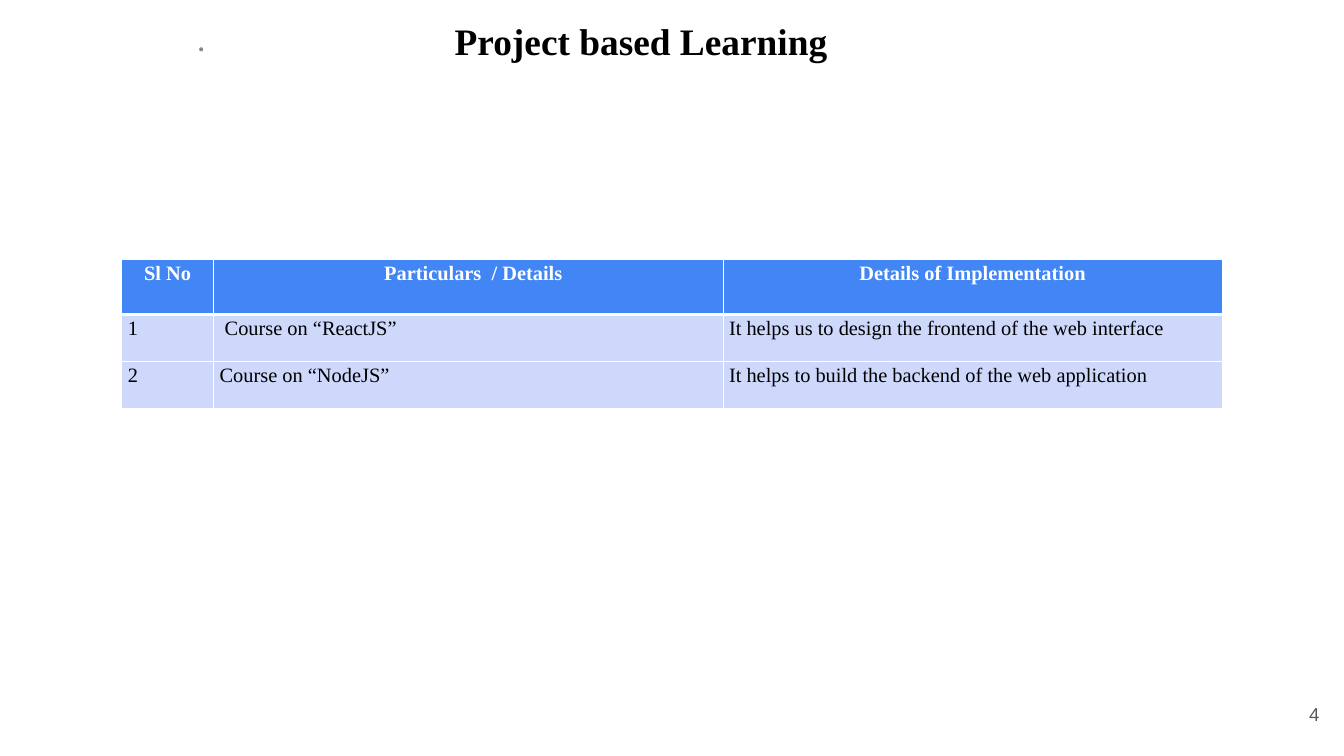
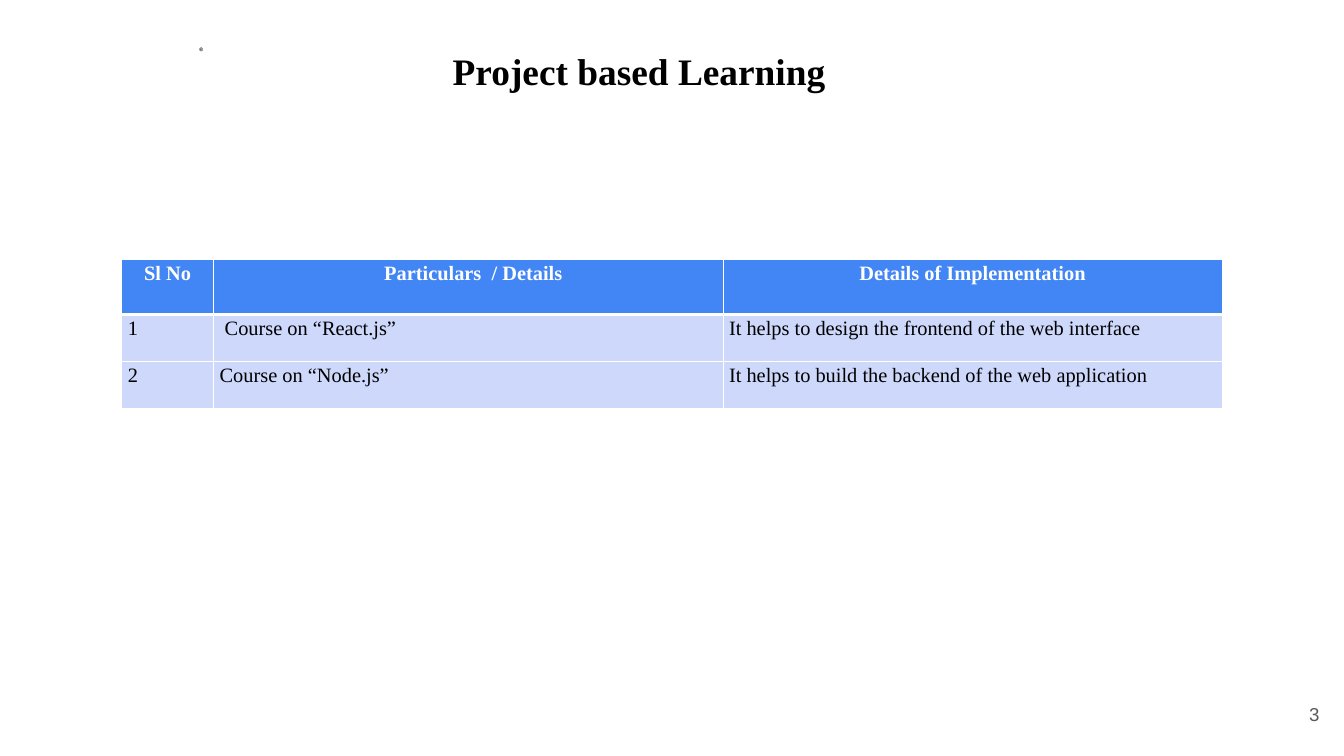
Before and after one commit to rajeshacu/LoRa-based-Location-tracking-and-Fall-detection-System, a slide deck: slide 3 of Phase II Major Project(1).pptx (slide 4 before the commit). Drawn at 1344x756 pixels with LibreOffice and Linux fonts; fonts in the diff are those of the drawing; background and template pictures are left out. Boxes give left, top, right and bottom in pixels: in the first picture for what was removed or moved away, otherwise in the second. Text is boxed around its words. In the diff, an @@ line names an element or a change of style, - is before the commit and + after.

```diff
--- a/Phase II Major Project(1).pptx
+++ b/Phase II Major Project(1).pptx
@@ text "Project based Learning": place and size @@
-text "Project based Learning" at box(455, 29, 827, 62)
+text "Project based Learning" at box(453, 59, 825, 92)
@@ table at box(122, 260, 1222, 408) @@
-row 2, column 2: Course on “ReactJS”
+row 2, column 2: Course on “React.js”
-row 2, column 3: It helps us to design the frontend of the web interface
+row 2, column 3: It helps to design the frontend of the web interface
-row 3, column 2: Course on “NodeJS”
+row 3, column 2: Course on “Node.js”
@@ page number at box(1309, 708, 1319, 721): text changed @@
-4
+3
```
Also in this commit, not shown: 17 other slides changed, 1 slide added, 2 slides removed, 3 other files.
